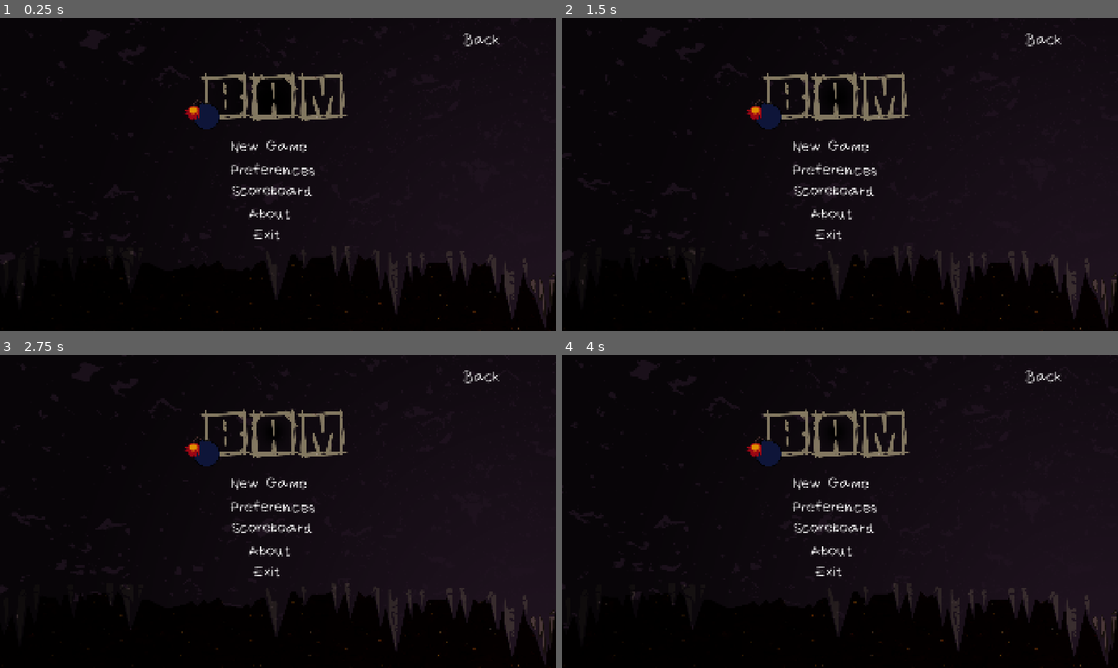
Above: before the commit, frames 1-4 (two rows, left to right).
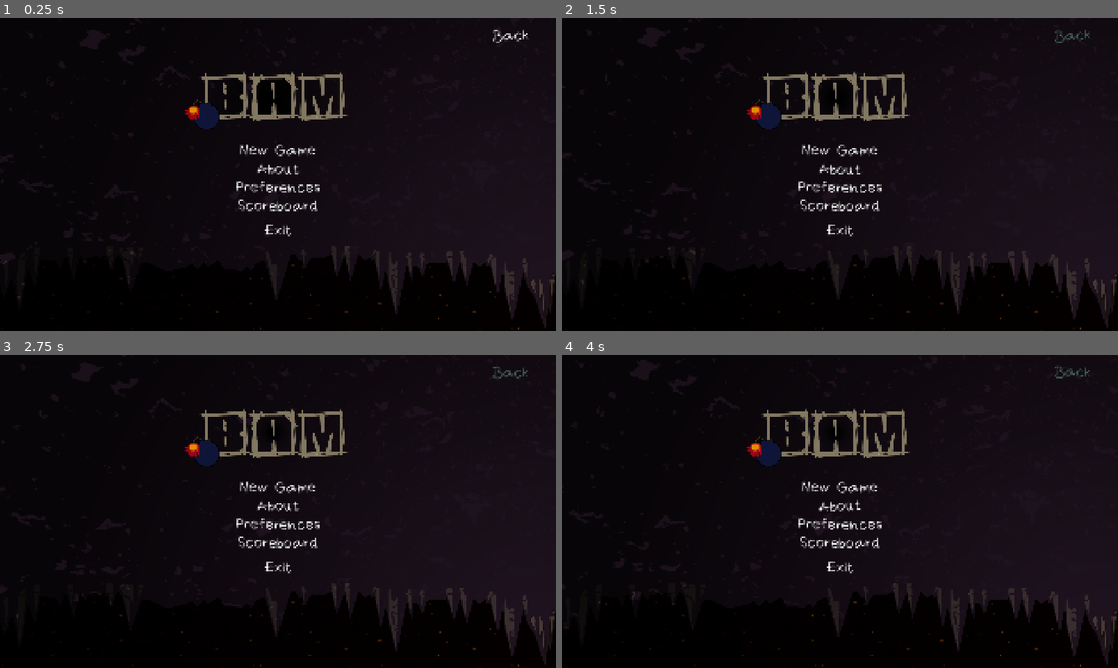
Above: after the commit, the same moments.

Repository: Trickylady/BAM
Game: Godot game, scene res://menu.tscn
The game is run twice, just before and just after one commit, with the same random seed, the same clock (stepped at 60 frames per second) and the same inputs.
Inputs (mouse positions are in pixels of both pictures, inside the frame that each line leads up to):
- Up to frame 1 (0.25 s): no input
- Up to frame 2 (1.5 s): click "[center][wave]About [/wave][/…" at 0.5 s; click (1073, 36) at 1.25 s, where only the run after the commit has a clickable "[center][wave]Back [/wave][/c…"
- Up to frame 3 (2.75 s): click (511, 373) at 2 s, where only the run after the commit has a clickable "[color=#4b6d5f][wave amp=20 f…"
- Up to frame 4 (4 s): click (840, 508) at 2.75 s, where only the run after the commit has a clickable "[color=white][wave amp=20 fre…"; click (1073, 373) at 3.5 s, where only the run after the commit has a clickable "[color=white][wave amp=20 fre…"

The runs differ from the first frame. In frame 1, 1.6% of the frame differs, in the area x 41-96%, y 3-72%; in frame 2, 1.6%; in frame 3, 1.6%; in frame 4, 1.6%.
Error before the commit: Parse Error: Too few arguments for "update_label_color()" call. Expected at least 2 but received 1. (res://menulist.gd:8)

Commit message:
menu update

Diff:
--- a/menu.gd
+++ b/menu.gd
@@ -1,5 +1,23 @@
-extends Node2D
+extends Control
 
 
-func _on_b_about_button_down() -> void:
-	pass # Replace with function body.
+# buttons colors
+var hover_color := "#4b294b"
+var pressed_color := "#4b6d5f"
+
+
+func _ready():
+	for btn: Button in get_tree().get_nodes_in_group("buttons"):
+		if not btn.get_child_count() == 1:
+			continue
+		if not btn.get_child(0) is RichTextLabel:
+			continue
+
+		var label: RichTextLabel = btn.get_child(0)
+		btn.pressed.connect( update_label_color.bind(pressed_color, label, label.text) )
+		btn.mouse_entered.connect( update_label_color.bind(hover_color, label, label.text) )
+		btn.mouse_exited.connect( update_label_color.bind("white", label, label.text) )
+
+
+func update_label_color(color: String, label: RichTextLabel, text: String) -> void:
+	label.text = "[color=%s][wave amp=20 freq=7]%s[/wave][/color]" % [color, text]
--- a/menu.tscn
+++ b/menu.tscn
@@ -8,7 +8,6 @@
 [ext_resource type="Texture2D" uid="uid://bsvt1jv36bvdt" path="res://logo3.png" id="5_iqepy"]
 [ext_resource type="Texture2D" uid="uid://bfjii4j85iyxi" path="res://logo4.png" id="6_h1wq0"]
 [ext_resource type="FontFile" uid="uid://dwjvb2dyal3gh" path="res://ComicaRegular.otf" id="7_ecwwl"]
-[ext_resource type="Script" uid="uid://b8ur2jaacwchh" path="res://menulist.gd" id="9_nrnbx"]
 
 [sub_resource type="SpriteFrames" id="SpriteFrames_dwrpx"]
 animations = [{
@@ -92,22 +91,32 @@
 &"menumovement": SubResource("Animation_l48gv")
 }
 
-[node name="Menu" type="Node2D"]
+[node name="Menu" type="Control"]
+layout_mode = 3
+anchors_preset = 15
+anchor_right = 1.0
+anchor_bottom = 1.0
+grow_horizontal = 2
+grow_vertical = 2
 script = ExtResource("1_nrnbx")
 
 [node name="Menubg" type="TextureRect" parent="."]
+layout_mode = 0
 offset_right = 1920.0
 offset_bottom = 1080.0
 texture = ExtResource("1_l48gv")
 
 [node name="Menuoverlay" type="TextureRect" parent="."]
+layout_mode = 1
 anchors_preset = 8
 anchor_left = 0.5
 anchor_top = 0.5
 anchor_right = 0.5
 anchor_bottom = 0.5
-offset_right = 3840.0
-offset_bottom = 2160.0
+offset_left = -960.0
+offset_top = -540.0
+offset_right = 2880.0
+offset_bottom = 1620.0
 grow_horizontal = 2
 grow_vertical = 2
 texture = ExtResource("2_ecwwl")
@@ -123,36 +132,83 @@
 
 [node name="Prefrences" type="Node2D" parent="."]
 
-[node name="TNewGame" type="RichTextLabel" parent="."]
-offset_left = 1456.0
-offset_top = 51.0
-offset_right = 1866.0
-offset_bottom = 116.0
+[node name="ButtonBack" type="Button" parent="." groups=["buttons"]]
+layout_mode = 1
+anchors_preset = 1
+anchor_left = 1.0
+anchor_right = 1.0
+offset_left = -285.0
+offset_top = 36.0
+offset_right = -30.0
+offset_bottom = 96.0
+grow_horizontal = 0
+focus_mode = 0
+flat = true
+metadata/_edit_group_ = true
+
+[node name="TNewGame" type="RichTextLabel" parent="ButtonBack"]
+layout_mode = 1
+anchors_preset = 15
+anchor_right = 1.0
+anchor_bottom = 1.0
+grow_horizontal = 2
+grow_vertical = 2
+mouse_filter = 2
 theme = SubResource("Theme_kk3ma")
 bbcode_enabled = true
 text = "[center][wave]Back
 [/wave][/center]"
 
-[node name="Menulist" type="Node2D" parent="."]
-script = ExtResource("9_nrnbx")
-
-[node name="BAbout" type="Button" parent="Menulist"]
-offset_left = 782.0
-offset_top = 634.0
-offset_right = 1067.0
-offset_bottom = 716.0
+[node name="Menulist" type="VBoxContainer" parent="."]
+layout_mode = 1
+anchors_preset = 15
+anchor_right = 1.0
+anchor_bottom = 1.0
+offset_left = 642.0
+offset_top = 431.0
+offset_right = -642.0
+offset_bottom = -216.0
+grow_horizontal = 2
+grow_vertical = 2
+
+[node name="ButtonNewGame" type="Button" parent="Menulist" groups=["buttons"]]
+custom_minimum_size = Vector2(0, 60)
+layout_mode = 2
+focus_mode = 0
+flat = true
+metadata/_edit_group_ = true
+
+[node name="TNewGame" type="RichTextLabel" parent="Menulist/ButtonNewGame"]
+layout_mode = 1
+anchors_preset = 15
+anchor_right = 1.0
+anchor_bottom = 1.0
+grow_horizontal = 2
+grow_vertical = 2
+mouse_filter = 2
+theme = SubResource("Theme_kk3ma")
+bbcode_enabled = true
+text = "[center][wave]New Game[/wave][/center]"
+
+[node name="ButtonAbout" type="Button" parent="Menulist" groups=["buttons"]]
+custom_minimum_size = Vector2(0, 60)
+layout_mode = 2
+focus_mode = 0
 theme_override_styles/normal = SubResource("StyleBoxEmpty_nrnbx")
 theme_override_styles/pressed = SubResource("StyleBoxEmpty_iqepy")
 theme_override_styles/hover = SubResource("StyleBoxEmpty_h1wq0")
 theme_override_styles/disabled = SubResource("StyleBoxEmpty_dwrpx")
 theme_override_styles/focus = SubResource("StyleBoxEmpty_g7jxm")
-
-[node name="TAbout" type="RichTextLabel" parent="Menulist/BAbout"]
-layout_mode = 0
-offset_left = -56.0
-offset_top = 15.0
-offset_right = 354.0
-offset_bottom = 80.0
+flat = true
+metadata/_edit_group_ = true
+
+[node name="TAbout" type="RichTextLabel" parent="Menulist/ButtonAbout"]
+layout_mode = 1
+anchors_preset = 15
+anchor_right = 1.0
+anchor_bottom = 1.0
+grow_horizontal = 2
+grow_vertical = 2
 mouse_filter = 2
 theme = SubResource("Theme_nrnbx")
 bbcode_enabled = true
@@ -163,41 +219,66 @@
 horizontal_alignment = 1
 vertical_alignment = 1
 
-[node name="TPreferences" type="RichTextLabel" parent="Menulist"]
-offset_left = 737.0
-offset_top = 500.0
-offset_right = 1147.0
-offset_bottom = 565.0
+[node name="ButtonPreferences" type="Button" parent="Menulist" groups=["buttons"]]
+custom_minimum_size = Vector2(0, 60)
+layout_mode = 2
+focus_mode = 0
+flat = true
+metadata/_edit_group_ = true
+
+[node name="TPreferences" type="RichTextLabel" parent="Menulist/ButtonPreferences"]
+layout_mode = 1
+anchors_preset = 15
+anchor_right = 1.0
+anchor_bottom = 1.0
+grow_horizontal = 2
+grow_vertical = 2
+mouse_filter = 2
 theme = SubResource("Theme_kk3ma")
 bbcode_enabled = true
 text = "[center][wave]Preferences[/wave][/center]"
 
-[node name="TScore" type="RichTextLabel" parent="Menulist"]
-offset_left = 735.0
-offset_top = 571.0
-offset_right = 1145.0
-offset_bottom = 636.0
+[node name="ButtonScore" type="Button" parent="Menulist" groups=["buttons"]]
+custom_minimum_size = Vector2(0, 60)
+layout_mode = 2
+focus_mode = 0
+flat = true
+metadata/_edit_group_ = true
+
+[node name="TScore" type="RichTextLabel" parent="Menulist/ButtonScore"]
+layout_mode = 1
+anchors_preset = 15
+anchor_right = 1.0
+anchor_bottom = 1.0
+grow_horizontal = 2
+grow_vertical = 2
+mouse_filter = 2
 theme = SubResource("Theme_kk3ma")
 bbcode_enabled = true
 text = "[center][wave]Scoreboard[/wave][/center]"
 
-[node name="TExit" type="RichTextLabel" parent="Menulist"]
-offset_left = 717.0
-offset_top = 725.0
-offset_right = 1127.0
-offset_bottom = 790.0
+[node name="Empty" type="Control" parent="Menulist"]
+custom_minimum_size = Vector2(0, 15)
+layout_mode = 2
+
+[node name="ButtonExit" type="Button" parent="Menulist" groups=["buttons"]]
+custom_minimum_size = Vector2(0, 60)
+layout_mode = 2
+focus_mode = 0
+flat = true
+metadata/_edit_group_ = true
+
+[node name="TExit" type="RichTextLabel" parent="Menulist/ButtonExit"]
+layout_mode = 1
+anchors_preset = 15
+anchor_right = 1.0
+anchor_bottom = 1.0
+grow_horizontal = 2
+grow_vertical = 2
+mouse_filter = 2
 theme = SubResource("Theme_kk3ma")
 bbcode_enabled = true
 text = "[center][wave]Exit[/wave][/center]"
-
-[node name="TNewGame" type="RichTextLabel" parent="Menulist"]
-offset_left = 724.0
-offset_top = 418.0
-offset_right = 1134.0
-offset_bottom = 483.0
-theme = SubResource("Theme_kk3ma")
-bbcode_enabled = true
-text = "[center][wave]New Game[/wave][/center]"
 
 [node name="APMenu" type="AnimationPlayer" parent="."]
 libraries = {
--- a/menulist.gd
+++ /dev/null
@@ -1,26 +0,0 @@
-extends Node2D
-
-var buttons : Array[Button]
-var hover_color := "#4b294b"
-var pressed_color := "#4b6d5f"
-
-func _ready():
-	update_label_color("white")
-	get_all_buttons()
-
-func get_all_buttons():
-	for child in get_children():
-		if child is Button:
-			buttons.append(child)
-
-func update_label_color(color: String, label):
-	label.text = "[color=%s][wave amp=20 freq=7]%s[/wave][/color]" % [color, base_text]
-
-func _on_pressed() -> void:
-	update_label_color(pressed_color)
-
-func _on_mouse_entered() -> void:
-	update_label_color(hover_color)
-
-func _on_mouse_exited() -> void:
-	update_label_color("white")
Not shown: 1 places in menu.tscn that only renumber resources
Not shown, removed: menulist.gd.uid
